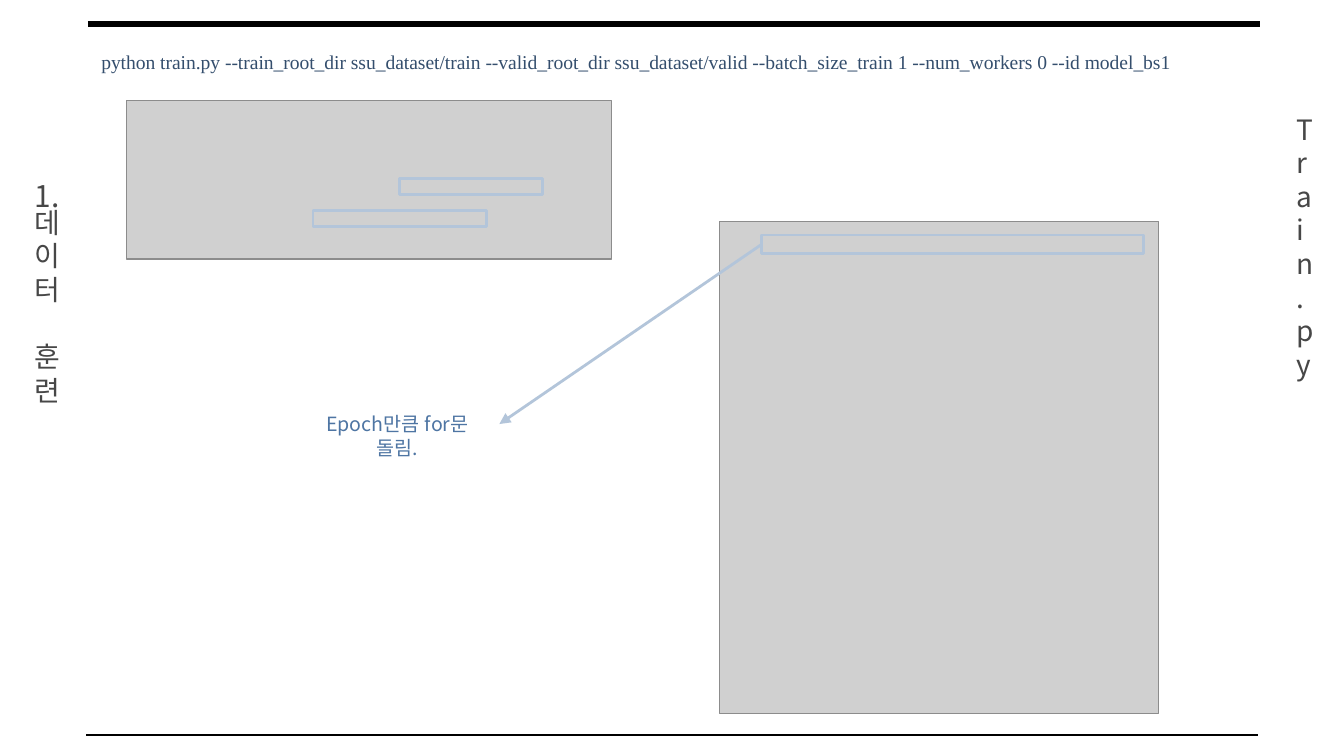
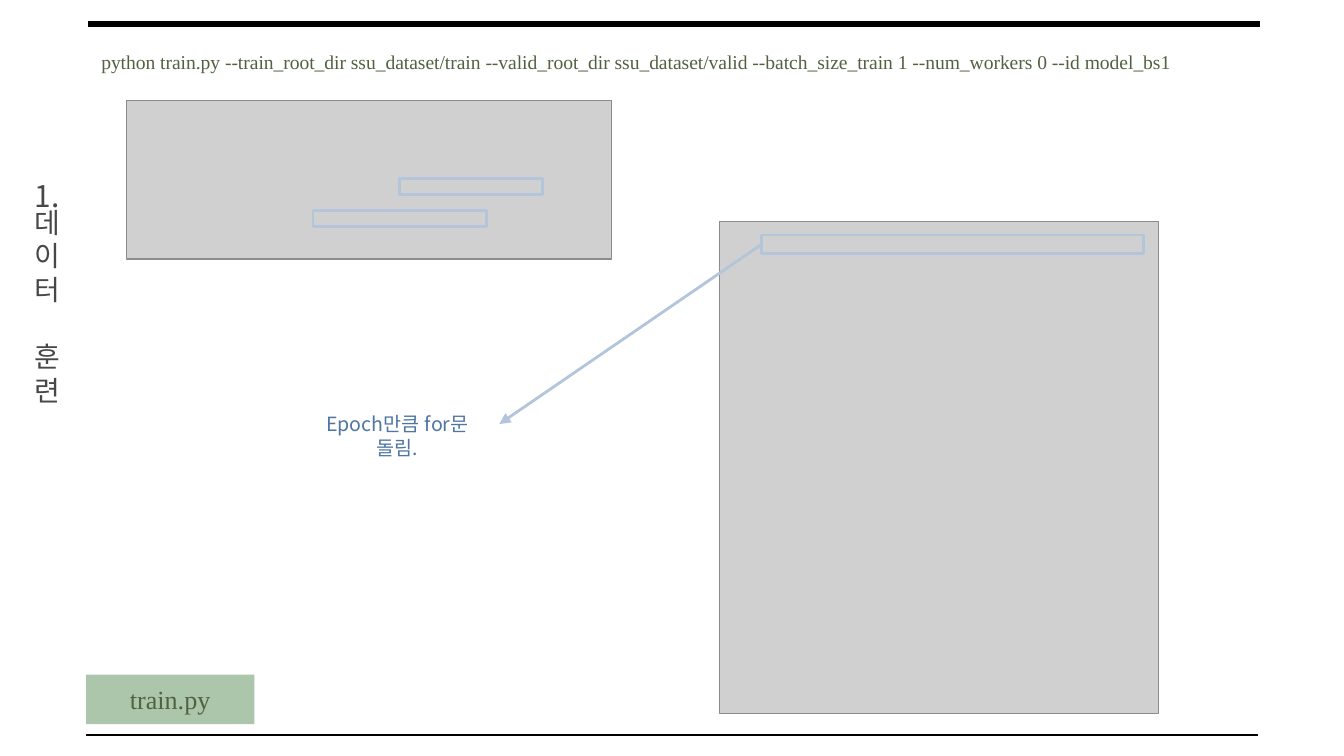
Before and after one commit to arittung/3D_Room_Layout_estimation, a slide deck: slide 5 of 관련 자료/HorizonNet 코드 분석.pptx. Drawn at 1344x756 pixels with LibreOffice and Linux fonts; fonts in the diff are those of the drawing; grey boxes stand for pictures. Boxes give left, top, right and bottom in pixels: in the first picture for what was removed or moved away, otherwise in the second. Text is boxed around its words. In the diff, an @@ line names an element or a change of style, - is before the commit and + after.

```diff
--- a/관련 자료/HorizonNet 코드 분석.pptx
+++ b/관련 자료/HorizonNet 코드 분석.pptx
@@ text "python train.py --train_root_dir ssu_dataset/train --valid_r ..." at (x1=101, y1=55, x2=1170, y2=73): text colour #344E6D to #536142 @@
@@ rectangle "train.py" resized from (x1=1277, y1=98, x2=1332, y2=657) to (x1=86, y1=675, x2=254, y2=724) @@
@@ rectangle "train.py" at (x1=86, y1=675, x2=254, y2=724): fill none to #ACC6AB @@
@@ text in rectangle at (x1=130, y1=692, x2=211, y2=715): text changed; size 15 to 14 pt; font Noto Sans CJK KR to Times New Roman; text colour #474747 to #536142 @@
-Train.py
+train.py
```
Also in this commit, not shown: 4 other slides changed, 5 slides added, 1 other file.
